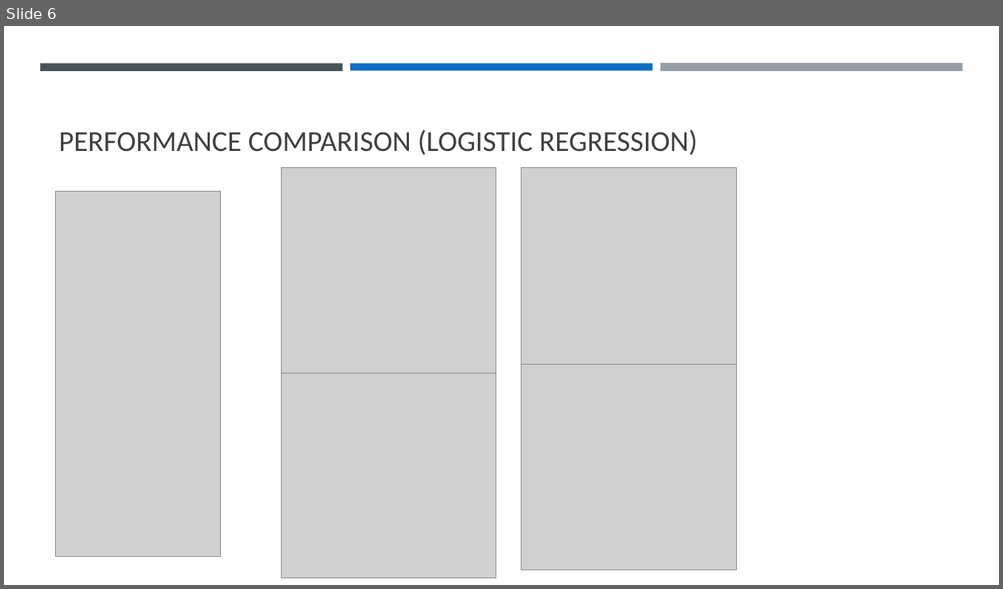
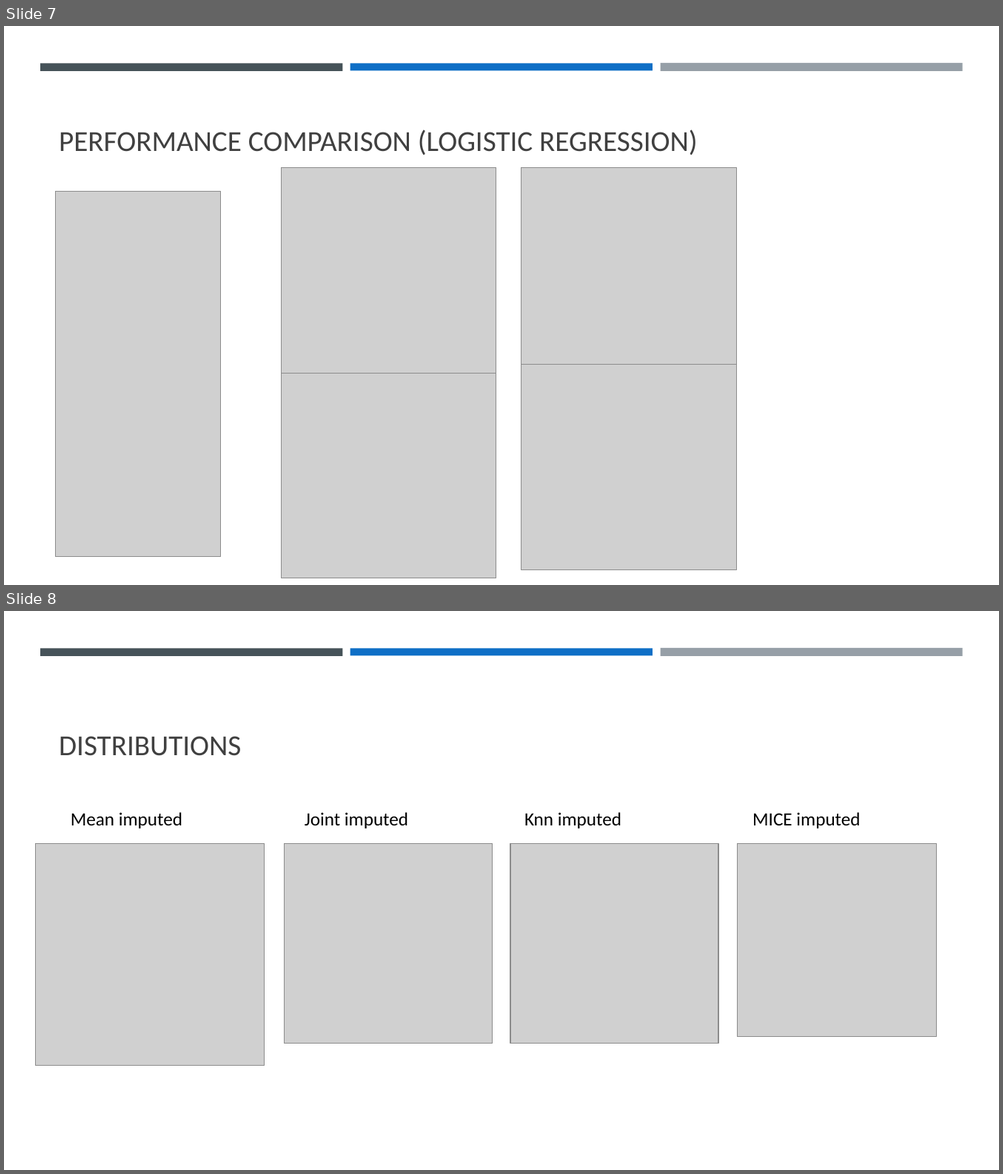
Before and after one commit to llhtoby/MIMIC-III-ML, a slide deck: meetings/week 14 Meeting.pptx. Shown one above the other, each under a label of ours: slide 6 before the commit, slides 7 and 8 after it. The pictures are 1003x589 and 1003x1174 pixels, drawn with LibreOffice and Linux fonts; fonts in the diff are those of the drawing; grey boxes stand for pictures. Boxes give left, top, right and bottom in pixels: in the first picture for what was removed or moved away, otherwise in the second. Text is boxed around its words. In the diff, an @@ line names an element or a change of style, - is before the commit and + after.

```diff
--- a/meetings/week 14 Meeting.pptx
+++ b/meetings/week 14 Meeting.pptx
@@ slide 8 added at box(4, 611, 999, 1170), background #FFFFFF; not listed: 3 template elements that a slide beside it also shows @@
@@ title added at box(59, 736, 241, 756), 28 pt, text #404040 @@
+DISTRIBUTIONS
@@ text added at box(71, 812, 182, 829), 18 pt, text #000000 @@
+Mean imputed
@@ text added at box(304, 812, 408, 829), 18 pt, text #000000 @@
+Joint imputed
@@ text added at box(524, 812, 621, 829), 18 pt, text #000000 @@
+Knn imputed
@@ text added at box(752, 812, 859, 829), 18 pt, text #000000 @@
+MICE imputed
@@ picture added at box(35, 844, 264, 1065) @@
@@ picture added at box(284, 844, 492, 1044) @@
@@ picture added at box(511, 844, 719, 1044) @@
@@ picture added at box(737, 844, 936, 1037) @@
@@ what was slide 6 is now slide 7 @@
```
Also in this commit, not shown: 1 slide changed, 1 other slide added, 2 slides removed, 10 other files.
